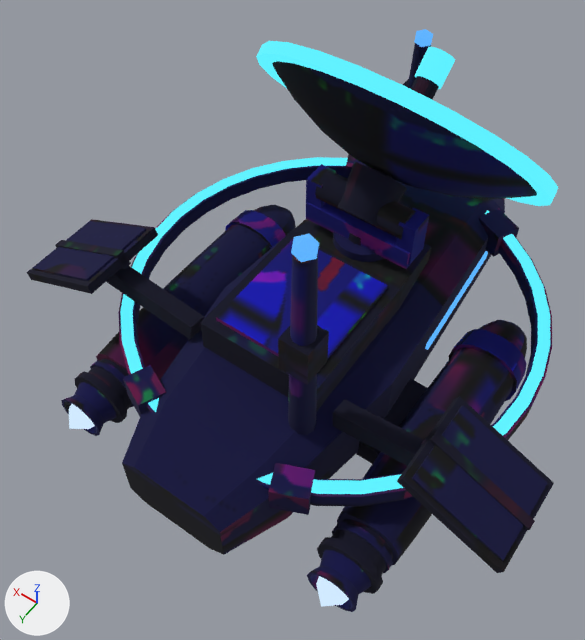
Renders of the glTF model assets/models/ships/signal_booster.glb from each side of a commit.
Rendered twice from a 50 mm camera at (-2.31, 4.01, 5.78) aimed at (0.08, 0.66, 0.52). The lights are fixed; the arrows at lower left show +X, +Y and +Z. The picture after the commit comes second. Vertices at exactly the same position are counted once.

Objects in the first picture: 'signal_booster'.
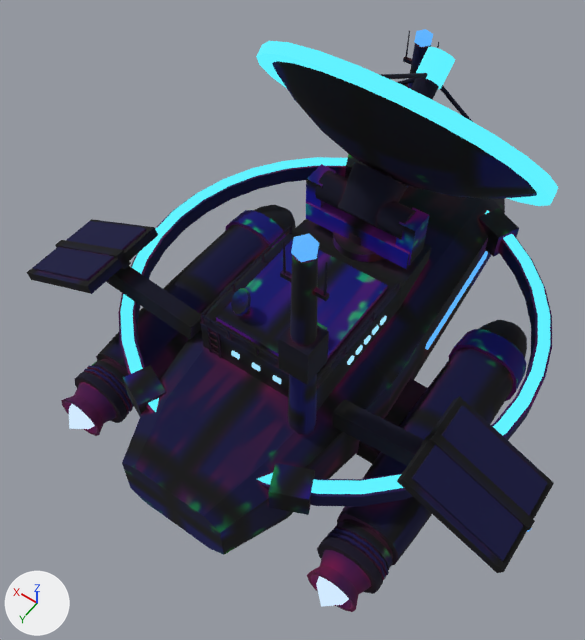
Changed parts and their boxes [x1, y1, x2, y2] in the pictures (585 x 640 px):
part 1 of me_signal_booster, added
    after: [280, 270, 329, 301]
part 2 of me_signal_booster, added
    after: [403, 57, 412, 64]
part 3 of me_signal_booster, added
    after: [201, 225, 292, 315]
part 4 of me_signal_booster, added
    after: [201, 315, 279, 362]
part 5 of me_signal_booster, added
    after: [324, 262, 327, 295]
part 6 of me_signal_booster, added
    after: [283, 240, 286, 274]
part 7 of me_signal_booster, added
    after: [87, 365, 133, 412]
part 8 of me_signal_booster, added
    after: [328, 528, 389, 576]
part 9 of me_signal_booster, added
    after: [84, 73, 531, 580]
part 10 of me_signal_booster, surface changed
    both: [36, 43, 553, 612]

The change in detail:
Material 'signal_booster_window' (mat_signal_booster_window) is new.
Its base color is (0.0, 0.0, 0.0) (black #000000).
Its roughness is 1.0.
Its emission color is (0.347, 0.745, 1.0) (blue #9fe0ff).
Its emission strength is 1.0.
me_signal_booster is used by ob_signal_booster; location (0.0, 0.0, 0.0).
me_signal_booster had 2114 vertices, 4012 faces and spanned x -2.3..2.3, y -2.72..2.35, z -0.58..2.62.
me_signal_booster now has 2704 vertices, 4980 faces and spans x -2.3..2.3, y -2.72..2.35, z -0.58..2.62.
me_signal_booster part 1: a new loose piece, a box spanning x -0.67..-0.33, y 1.332..1.368, z 2.003..2.037, in mat_signal_booster_hull.
me_signal_booster part 2: a new loose piece, a box spanning x 0.33..0.67, y -1.968..-1.933, z 1.303..1.338, in mat_signal_booster_hull.
me_signal_booster part 3: a new loose piece, a box spanning x 0.528..0.542, y 0.05..1.235, z 0.843..0.857, in mat_signal_booster_dark.
me_signal_booster part 4: a new loose piece, a box spanning x -0.535..0.535, y 1.228..1.242, z 0.843..0.857, in mat_signal_booster_dark.
me_signal_booster part 5: a new loose piece, a 6-sided cut cone along z (radius 0.01 at the low end, 0.005 at the high end) spanning x -0.66..-0.64, y 1.341..1.359, z 2.02..2.32, in mat_signal_booster_dark_round.
me_signal_booster part 6: a new loose piece, a 6-sided cut cone along z (radius 0.01 at the low end, 0.005 at the high end) spanning x -0.36..-0.34, y 1.341..1.359, z 2.02..2.32, in mat_signal_booster_dark_round.
me_signal_booster part 7: a new loose piece, a 10-sided cylinder along y spanning x 1.026..1.574, y 1.722..1.744, z -0.511..0.011, in mat_signal_booster_steel.
me_signal_booster part 8: a new loose piece, a 10-sided cylinder along y spanning x -1.574..-1.026, y 1.722..1.744, z -0.511..0.011, in mat_signal_booster_steel.
me_signal_booster part 9: 298 vertices added at x -2.3..2.3, y -2.49..1.79, z -0.51..2.53.
me_signal_booster part 10: 3198 kept faces spanning x -2.3..2.3, y -2.64..2.35, z -0.58..2.54 get new texture (UV) coordinates.
Other edits to the shape of me_signal_booster do not show in these pictures.
me_signal_booster gains material mat_signal_booster_window (black #000000, glowing blue #9fe0ff).
